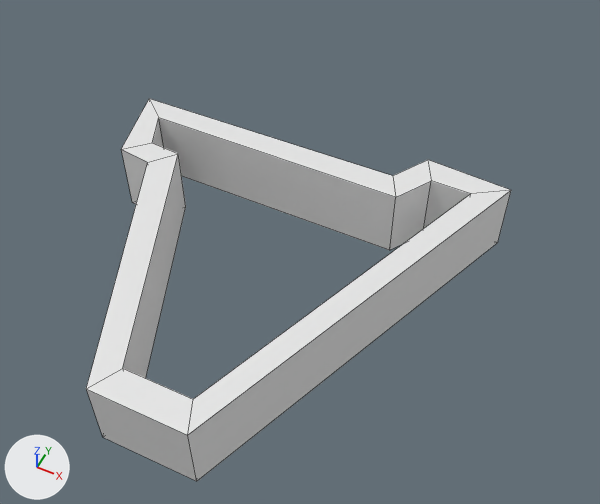
The Blender file Levels/level1_4/level1-4.blend as it was, and as the next commit left it.
Rendered twice from a camera (50 mm lens) standing at (13.1, -22.0, 32.4) and looking at (1.6, 1.1, 3.5). Every picture has the same lights, and +X, +Y and +Z are marked at lower left. Mesh edges are drawn as thin lines. Materials are left out; every surface is plain grey.

In view in the first picture: '1-4_lower_wall'.
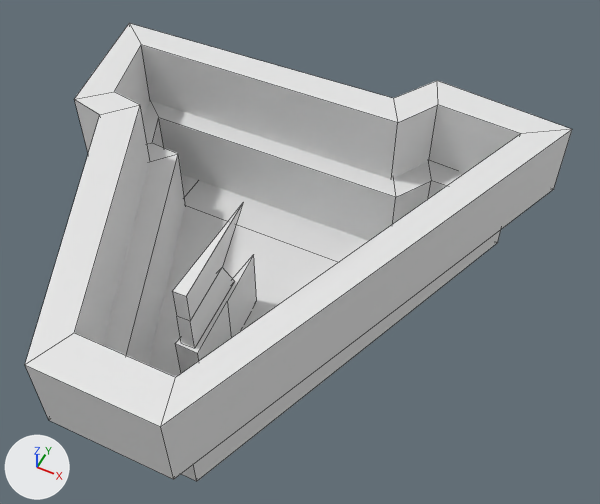
Where the change shows, as pixel boxes [x1, y1, x2, y2] in the pictures (600 x 504 px):
'1-4_upper_wall', shown: after [25, 23, 572, 480]
'1-4_floor', shown: after [148, 174, 368, 377]
'1-4_magenta_top', shown: after [172, 203, 243, 348]
'1-4_magenta', shown: after [175, 255, 257, 373]

The change in detail:
Object '1-4_floor' (ob_1_4_floor) is now shown.
Object '1-4_magenta' (ob_1_4_magenta) is now shown.
Object '1-4_magenta_top' (ob_1_4_magenta_top) is now shown.
Object '1-4_upper_wall' (ob_1_4_upper_wall) is now shown.
